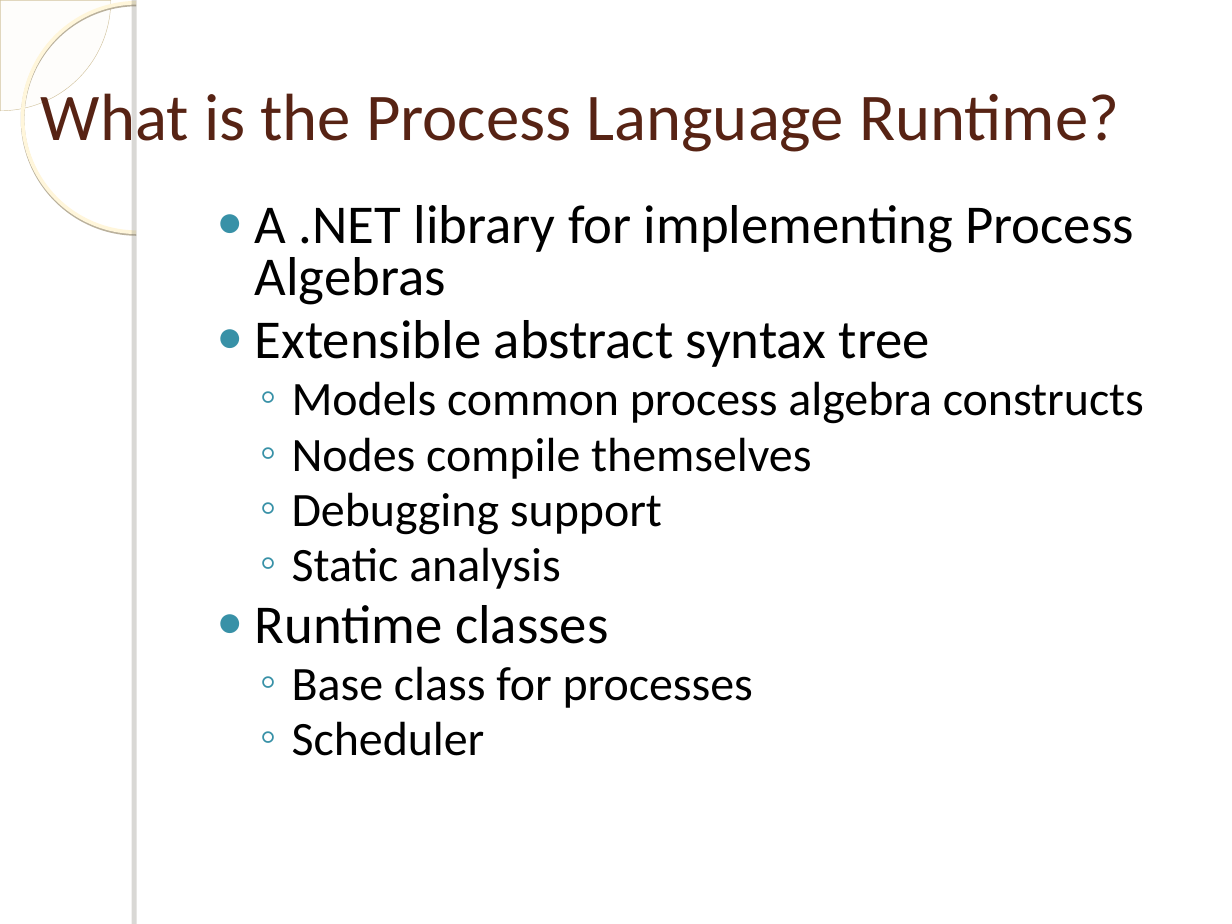
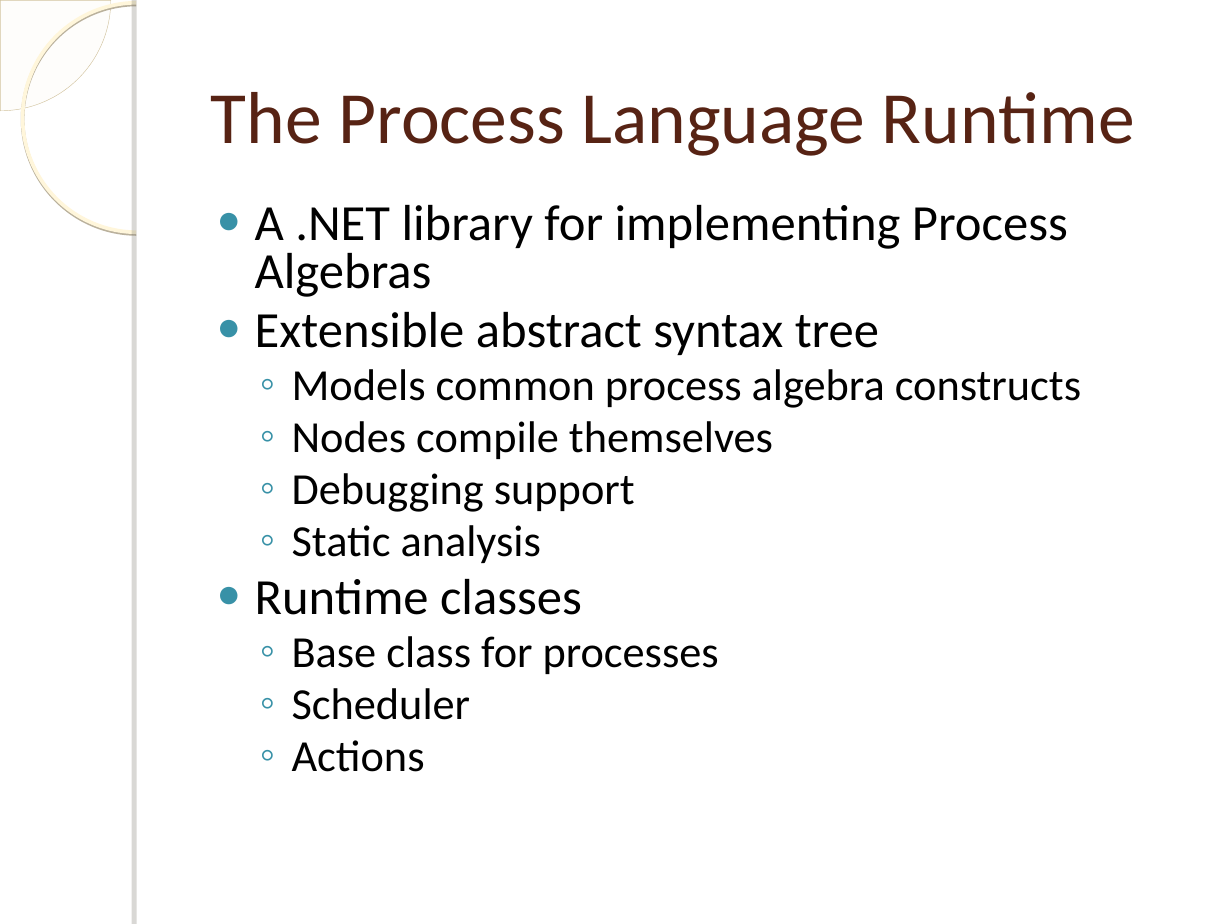
Before and after one commit to einaregilsson/Process-Language-Runtime, a slide deck: slide 8 of presentation.ppt (slide 7 before the commit). Drawn at 1232x924 pixels with LibreOffice and Linux fonts; fonts in the diff are those of the drawing; background and template pictures are left out. Boxes give left, top, right and bottom in pixels: in the first picture for what was removed or moved away, otherwise in the second. Text is boxed around its words. In the diff, an @@ line names an element or a change of style, - is before the commit and + after.

```diff
--- a/presentation.ppt
+++ b/presentation.ppt
@@ title at [211,92,1135,156]: text changed; size 39 to 43 pt @@
-What is the Process Language Runtime?
+The Process Language Runtime
@@ text at [255,205,1081,720]: size 32 to 29.6 pt in "A .NET library for implementing Process Algebras", "Extensible abstract syntax tree", "Runtime classes"; size 28 to 25.9 pt in "Models common process algebra constructs", "Nodes compile themselves", "Debugging support", "Static analysis" and 2 more places @@
@@ text at [292,740,425,772]: paragraph added @@
+  ◦ Actions
```
Also in this commit, not shown: 5 other slides changed, 1 slide added.
